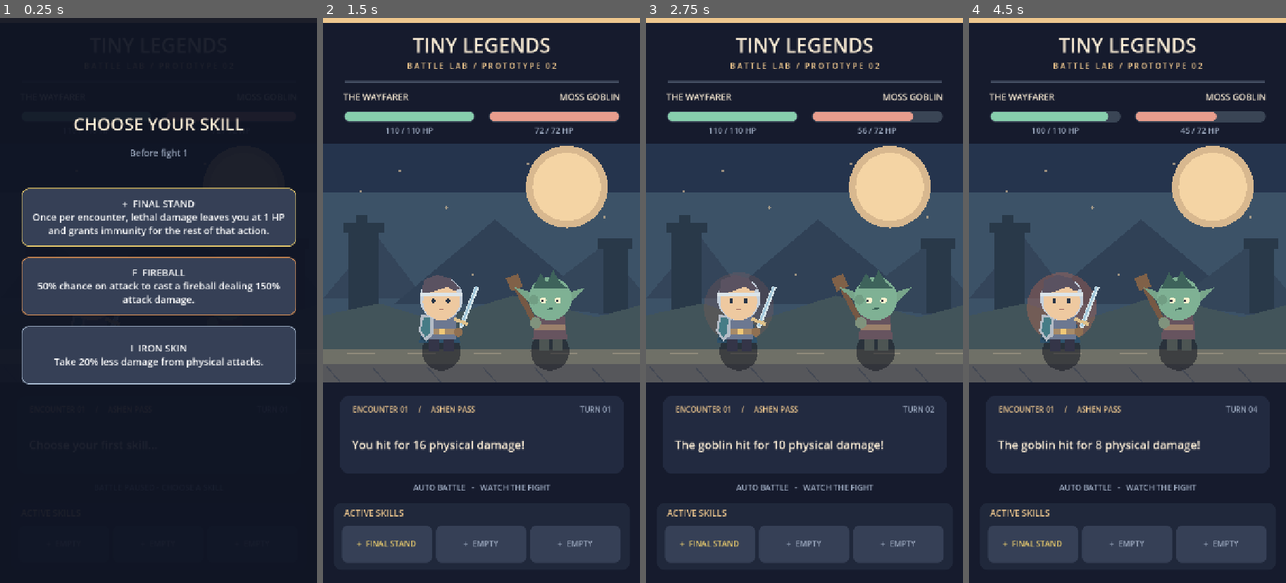
Above: before the commit, frames 1-4 (left to right).
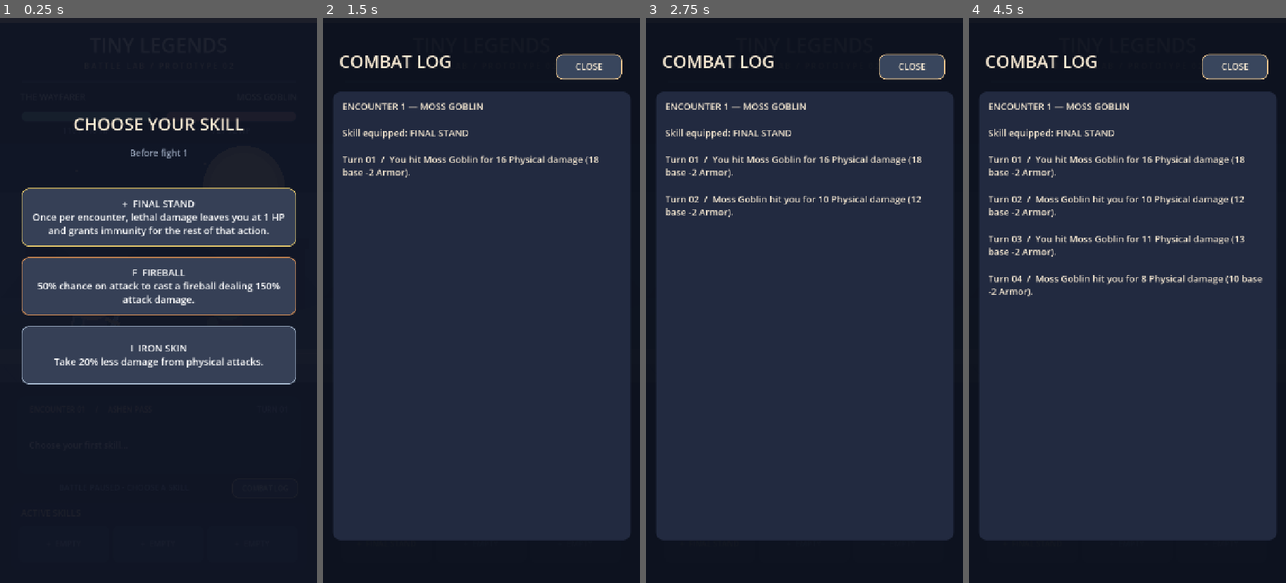
Above: after the commit, the same moments.

Repository: lymmers/Vidja-game
Game: Godot game, scene res://scenes/battle_screen.tscn
Two runs of this game, one before a commit and one after it. Both use one fixed random seed, a clock stepped at 60 frames per second and the inputs below.
Inputs (mouse positions are in pixels of both pictures, inside the frame that each line leads up to):
- Up to frame 1 (0.25 s): no input
- Up to frame 2 (1.5 s): click "+ FINAL STAND Once per encoun…" at 0.5 s; click (589, 486) at 1.25 s, where only the run after the commit has a clickable "COMBAT LOG"
- Up to frame 3 (2.75 s): click (912, 486) at 2 s, where only the run after the commit has a clickable "COMBAT LOG"
- Up to frame 4 (4.5 s): click (1235, 486) at 2.75 s, where only the run after the commit has a clickable "COMBAT LOG"

The runs differ from the first frame. In frame 2, 43% of the frame differs, in the area x 0-100%, y 0-98%; in frame 3, 43%; in frame 4, 43%.

Commit message:
feat: transparent damage combat log - scripts/battle_screen.gd

Diff:
--- a/scripts/battle_screen.gd
+++ b/scripts/battle_screen.gd
@@ -5,6 +5,7 @@
 const ModelScript = preload("res://scripts/combat/battle_model.gd")
 const StageScript = preload("res://scripts/visuals/battle_stage.gd")
 const SkillScript = preload("res://scripts/skills/skill_catalog.gd")
+const LogScript = preload("res://scripts/combat/combat_log_formatter.gd")
 
 const COLOR_BG = Color("161b2d")
 const COLOR_CARD = Color("222a40")
@@ -34,6 +35,10 @@
 var draft_holder: Control
 var draft_header: Label
 var draft_hint: Label
+var log_button: Button
+var log_overlay: ColorRect
+var log_text: RichTextLabel
+var combat_log_entries: Array[String] = []
 
 
 func _ready() -> void:
@@ -60,9 +65,17 @@
 	_panel(Rect2(38, 855, 644, 177), COLOR_CARD, 22)
 	encounter_label = _label("ENCOUNTER 01     /     ASHEN PASS", Vector2(66, 870), Vector2(480, 33), 17, COLOR_GOLD)
 	turn_label = _label("TURN 01", Vector2(518, 870), Vector2(136, 33), 17, COLOR_MUTED, HORIZONTAL_ALIGNMENT_RIGHT)
-	message_label = _label("Choose your first skill...", Vector2(65, 913), Vector2(590, 106), 26, COLOR_LIGHT)
+	message_label = _label("Choose your first skill...", Vector2(65, 911), Vector2(590, 113), 20, COLOR_LIGHT)
 	message_label.autowrap_mode = TextServer.AUTOWRAP_WORD_SMART
-	status_label = _label("CHOOSE A SKILL", Vector2(48, 1042), Vector2(624, 44), 18, COLOR_MUTED, HORIZONTAL_ALIGNMENT_CENTER)
+	status_label = _label("CHOOSE A SKILL", Vector2(48, 1042), Vector2(465, 44), 18, COLOR_MUTED, HORIZONTAL_ALIGNMENT_CENTER)
+	log_button = Button.new()
+	log_button.text = "COMBAT LOG"
+	log_button.position = Vector2(526, 1042)
+	log_button.size = Vector2(151, 46)
+	log_button.add_theme_font_size_override("font_size", 16)
+	_style_button(log_button, Color("39465d"), COLOR_LIGHT, COLOR_GOLD)
+	log_button.pressed.connect(_open_log)
+	add_child(log_button)
 	replay_button = Button.new()
 	replay_button.text = "RESTART ADVENTURE"
 	replay_button.position = Vector2(143, 972)
@@ -81,6 +94,7 @@
 		skill_slots.append(slot)
 
 	_make_draft()
+	_make_log_ui()
 
 
 func _make_draft() -> void:
@@ -102,12 +116,81 @@
 	draft_overlay.visible = false
 
 
+func _make_log_ui() -> void:
+	# Full-screen history is kept separate from the short live preview.
+	log_overlay = ColorRect.new()
+	log_overlay.position = Vector2.ZERO
+	log_overlay.size = Vector2(720, 1280)
+	log_overlay.color = Color(0.05, 0.07, 0.12, 0.97)
+	add_child(log_overlay)
+
+	var heading := Label.new()
+	heading.text = "COMBAT LOG"
+	heading.position = Vector2(36, 70)
+	heading.size = Vector2(490, 65)
+	heading.add_theme_font_size_override("font_size", 39)
+	heading.add_theme_color_override("font_color", COLOR_LIGHT)
+	log_overlay.add_child(heading)
+
+	var close := Button.new()
+	close.text = "CLOSE"
+	close.position = Vector2(528, 81)
+	close.size = Vector2(151, 58)
+	close.add_theme_font_size_override("font_size", 20)
+	_style_button(close, Color("39465d"), COLOR_LIGHT, COLOR_GOLD)
+	close.pressed.connect(_close_log)
+	log_overlay.add_child(close)
+
+	var panel := Panel.new()
+	panel.position = Vector2(22, 167)
+	panel.size = Vector2(676, 1015)
+	var background := StyleBoxFlat.new()
+	background.bg_color = COLOR_CARD
+	background.set_corner_radius_all(17)
+	panel.add_theme_stylebox_override("panel", background)
+	log_overlay.add_child(panel)
+
+	log_text = RichTextLabel.new()
+	log_text.position = Vector2(43, 185)
+	log_text.size = Vector2(635, 980)
+	log_text.bbcode_enabled = false
+	log_text.scroll_following = true
+	log_text.autowrap_mode = TextServer.AUTOWRAP_WORD_SMART
+	log_text.add_theme_color_override("default_color", COLOR_LIGHT)
+	log_text.add_theme_font_size_override("normal_font_size", 21)
+	log_overlay.add_child(log_text)
+	log_overlay.visible = false
+
+
+func _open_log() -> void:
+	log_overlay.visible = true
+
+
+func _close_log() -> void:
+	log_overlay.visible = false
+
+
+func _append_combat_log(entry: String) -> void:
+	combat_log_entries.append(entry)
+	log_text.append_text(entry + "\n\n")
+
+
+func _record_hit(action: Dictionary) -> void:
+	var formatted: String = LogScript.format_event(action, battle.enemy.title)
+	message_label.text = formatted
+	_append_combat_log("Turn %02d  /  %s" % [battle.turn_index, formatted])
+
+
 func _start_run() -> void:
 	run_id += 1
 	battle = ModelScript.new()
 	pending_encounter = 1
 	stage.enemy_kind = "goblin"
 	stage.reset_pose()
+	log_overlay.visible = false
+	combat_log_entries.clear()
+	log_text.clear()
+	_append_combat_log("ENCOUNTER 1 — MOSS GOBLIN")
 	encounter_label.text = "ENCOUNTER 01     /     ASHEN PASS"
 	enemy_name_label.text = "MOSS GOBLIN"
 	replay_button.visible = false
@@ -159,6 +242,7 @@
 	choosing = false
 	draft_overlay.visible = false
 	_update_skill_bar()
+	_append_combat_log("Skill equipped: %s" % str(SkillScript.details(id).get("name", id)))
 	_advance_after_draft()
 
 
@@ -171,6 +255,7 @@
 		encounter_label.text = "ENCOUNTER 02     /     BONE LABORATORY"
 		enemy_name_label.text = "BONE ALCHEMIST"
 		message_label.text = "A skeleton alchemist uncorks a fire potion!"
+		_append_combat_log("ENCOUNTER 2 — BONE ALCHEMIST")
 	else:
 		message_label.text = "A moss goblin blocks your path!"
 	turn_label.text = "TURN 01"
@@ -188,22 +273,16 @@
 		turn_label.text = "TURN %02d" % int(outcome["number"])
 		for action in outcome["events"]:
 			var kind: String = str(action["kind"])
-			var amount: int = int(action["damage"])
+			_record_hit(action)
 			if kind == "fireball":
-				message_label.text = "FIREBALL! Magical blast for %d damage!" % amount
 				await stage.animate_spell("fireball")
 			elif kind == "potion":
-				message_label.text = "FIRE POTION! %d MAGIC damage!" % amount
 				await stage.animate_spell("potion")
 			else:
-				var who: String = "You" if str(action["attacker"]) == "hero" else ("The alchemist" if battle.encounter == 2 else "The goblin")
-				var critical: String = " CRIT!" if bool(action["critical"]) else ""
-				message_label.text = "%s hit for %d physical damage!%s" % [who, amount, critical]
 				await stage.animate_attack(str(action["attacker"]))
 			if this_run != run_id:
 				return
 			if bool(action["final_stand"]):
-				message_label.text = "FINAL STAND! Survived with 1 HP!"
 				await get_tree().create_timer(0.42).timeout
 		_update_health()
 		await get_tree().create_timer(0.42).timeout
@@ -214,14 +293,17 @@
 func _finish_battle() -> void:
 	if battle.winner == "hero" and battle.encounter == 1:
 		message_label.text = "GOBLIN DEFEATED! Get ready for encounter 2."
+		_append_combat_log("VICTORY — MOSS GOBLIN DEFEATED")
 		pending_encounter = 2
 		_show_draft()
 	elif battle.winner == "hero":
 		message_label.text = "VICTORY! Both encounters cleared!"
+		_append_combat_log("VICTORY — BOTH ENCOUNTERS CLEARED")
 		status_label.text = "TWO ENCOUNTERS COMPLETE"
 		replay_button.visible = true
 	else:
 		message_label.text = "DEFEAT... Your adventure ends here."
+		_append_combat_log("DEFEAT — ADVENTURE ENDED")
 		status_label.text = "TRY AGAIN WITH A NEW BUILD"
 		replay_button.visible = true
 
